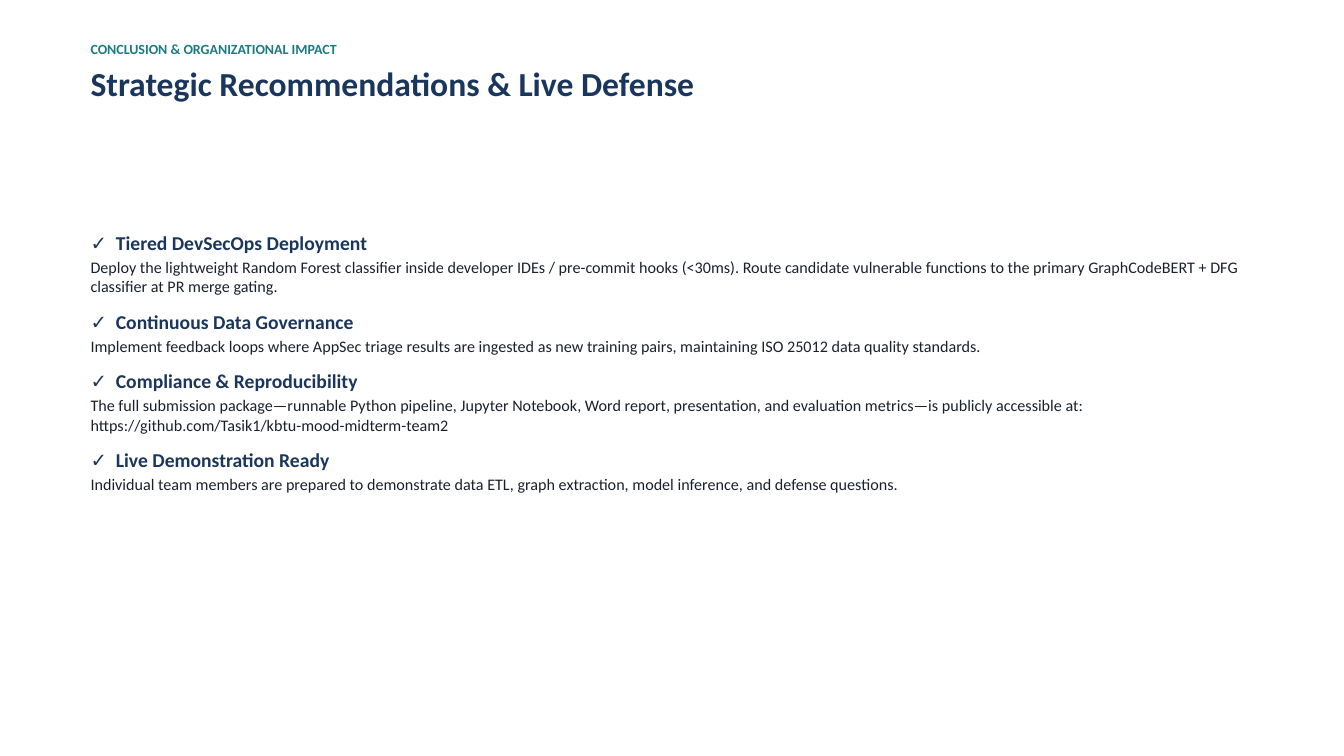
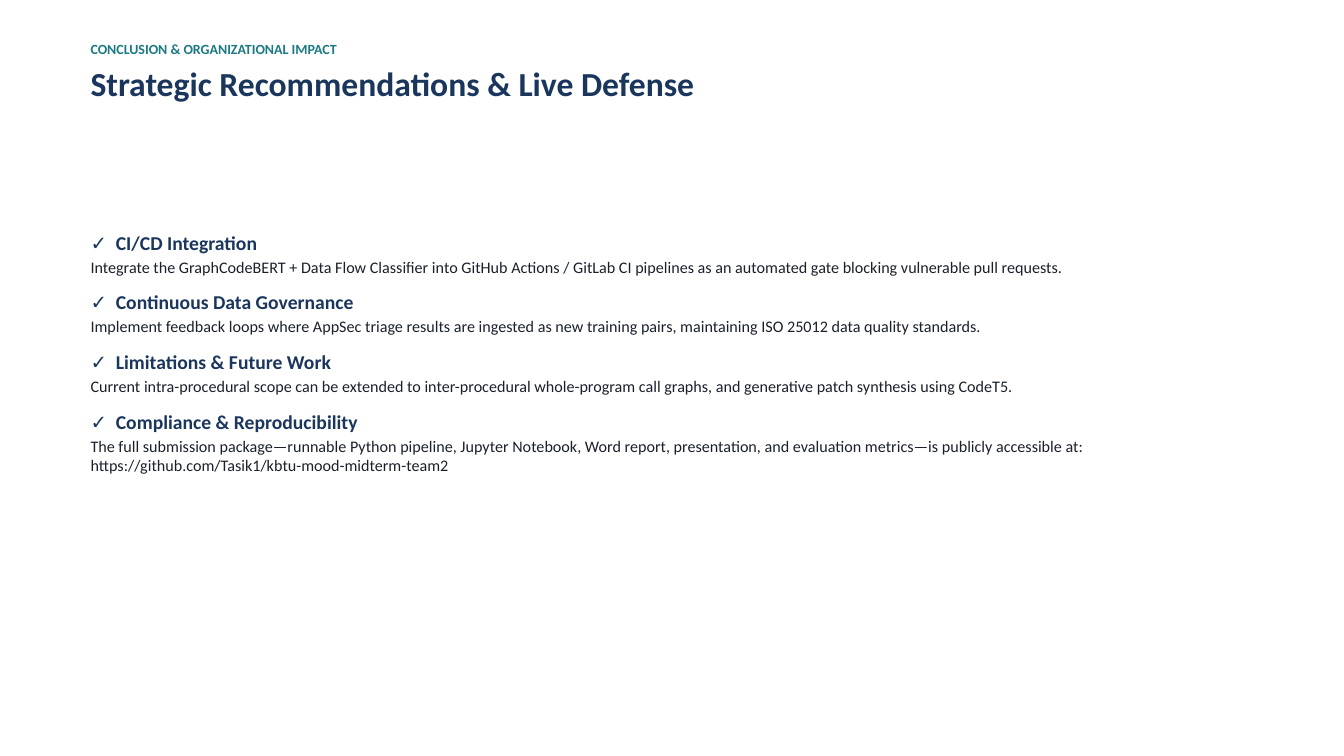
Before and after one commit to Tasik1/kbtu-mood-midterm-team2, a slide deck: slide 9 of docs/Midterm_Presentation_Team2.pptx. Drawn at 1344x756 pixels with LibreOffice and Linux fonts; fonts in the diff are those of the drawing. Boxes give left, top, right and bottom in pixels: in the first picture for what was removed or moved away, otherwise in the second. Text is boxed around its words. In the diff, an @@ line names an element or a change of style, - is before the commit and + after.

```diff
--- a/docs/Midterm_Presentation_Team2.pptx
+++ b/docs/Midterm_Presentation_Team2.pptx
@@ text at [91,236,1062,276]: text changed @@
-✓ Tiered DevSecOps Deployment
-Deploy the lightweight Random Forest classifier inside developer IDEs / pre-commit hooks (<30ms). Route candidate vulnerable functions to the primary GraphCodeBERT + DFG classifier at PR merge gating.
+✓ CI/CD Integration
+Integrate the GraphCodeBERT + Data Flow Classifier into GitHub Actions / GitLab CI pipelines as an automated gate blocking vulnerable pull requests.
@@ text at [91,355,1013,395]: paragraphs added @@
+✓ Limitations & Future Work
+Current intra-procedural scope can be extended to inter-procedural whole-program call graphs, and generative patch synthesis using CodeT5.
@@ text at [91,453,897,493]: paragraphs removed @@
-✓ Live Demonstration Ready
-Individual team members are prepared to demonstrate data ETL, graph extraction, model inference, and defense questions.
```
Also in this commit, not shown: 6 other slides changed, 1 slide added, 1 slide removed, 24 other files.
